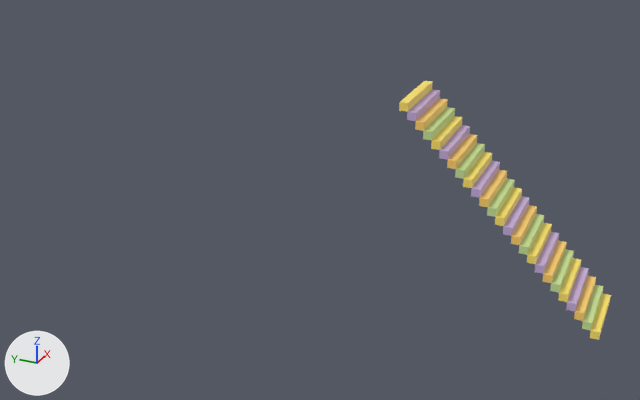
The FBX model Assets/Models/Stairs.fbx as it was, and as the next commit left it.
The view is the same before and after, from a 50 mm lens placed at (-46.2, -3.2, 27.1), pointed at (0.1, 17.6, 3.9). Lighting does not change. The marker at lower left points along +X, +Y and +Z. Where no turn or scale is listed for an object, it has been applied to the vertices. Vertices at the same position are counted once.

The first picture shows 'Stairs'.
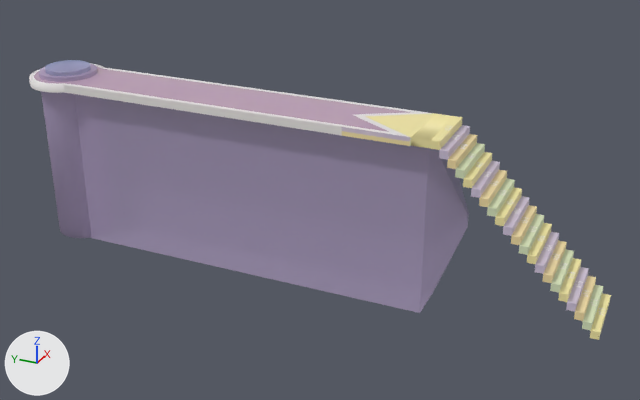
Pixel boxes (x1, y1, x2, y2) of what changed, in the pictures (640 x 400 px):
'Stairs', surface changed, reshaped (174% wider, 7% taller)
    before: (399, 81, 611, 340)
    after: (29, 63, 611, 340)
'Texts', added
    after: (445, 126, 605, 316)
part 1 of me_cube_001, built on
    before: (399, 81, 455, 140)
    after: (29, 63, 454, 149)

Edits to the bpy script that builds the scene:
```text
Add img_stair_color_png:
    img_stair_color_png = load_image('stair_color.png', '../Materials/stair_color.png', 500, 500, 'Non-Color')
Change mat_stairs_mat:
    where n2 = _N.new('ShaderNodeTexImage'); n2.name = 'Image Texture'
    n2.image: img_renkk_png -> img_stair_color_png
    add n3 = _N.new('ShaderNodeTexImage'); n3.name = 'Image Texture.001'
    add n3.image = img_stair_color_png
    where n0 = _N.new('ShaderNodeBsdfPrincipled'); n0.name = 'Principled BSDF'
    add _L.new(n3.outputs[0], n0.inputs[4])  # 'Color' to 'Alpha'
Add mat_text_material:
    mat_text_material = principled_material('text_material')
    mat_text_material.base_color = (0.8, 0.8, 0.8)  # white #e7e7e7
Change me_cube_001:
    used by ob_stairs; location = (0.0, 0.0, 0.0)
    remove me_cube_001.from_pydata(...)  # 158 vertices, 150 faces; spans x -2.2..2.2, y -0.24..11.83, z -0.24..11.83
    add me_cube_001.from_pydata(...)  # 471 vertices, 378 faces; spans x -2.65..2.65, y -0.24..38.74, z -1.7..10.42
    me_cube_001 part 1
    24 vertices are removed from x -2.2..2.2, y 9.9..11.83, z 9.9..11.83
    25 faces are deleted
    141 vertices are added at x -2.65..2.65, y 8.11..38.74, z -1.7..9.9
    36 new vertices lie (0.0, 0.0, 0.53) away from vertices in x -2.65..2.65, y 11.15..38.74, z 9.37
    153 new faces join them
Add me_text:
    me_text.from_pydata(...)  # 16846 vertices, 25037 faces; spans x -0.38..0.38, y -0.18..9.84, z -0.01..9.67
    me_text.materials.append(mat_text_material)  # white #e7e7e7
Add ob_texts:
    ob_texts = bpy.data.objects.new('Texts', me_text)
    ob_texts.location = (0.06, 0.0, 0.24)
```
